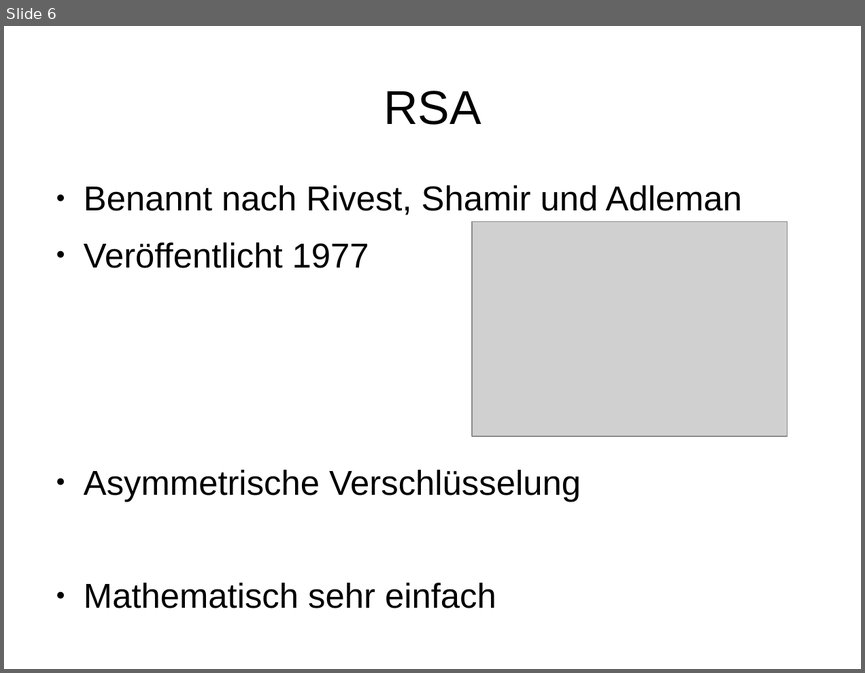
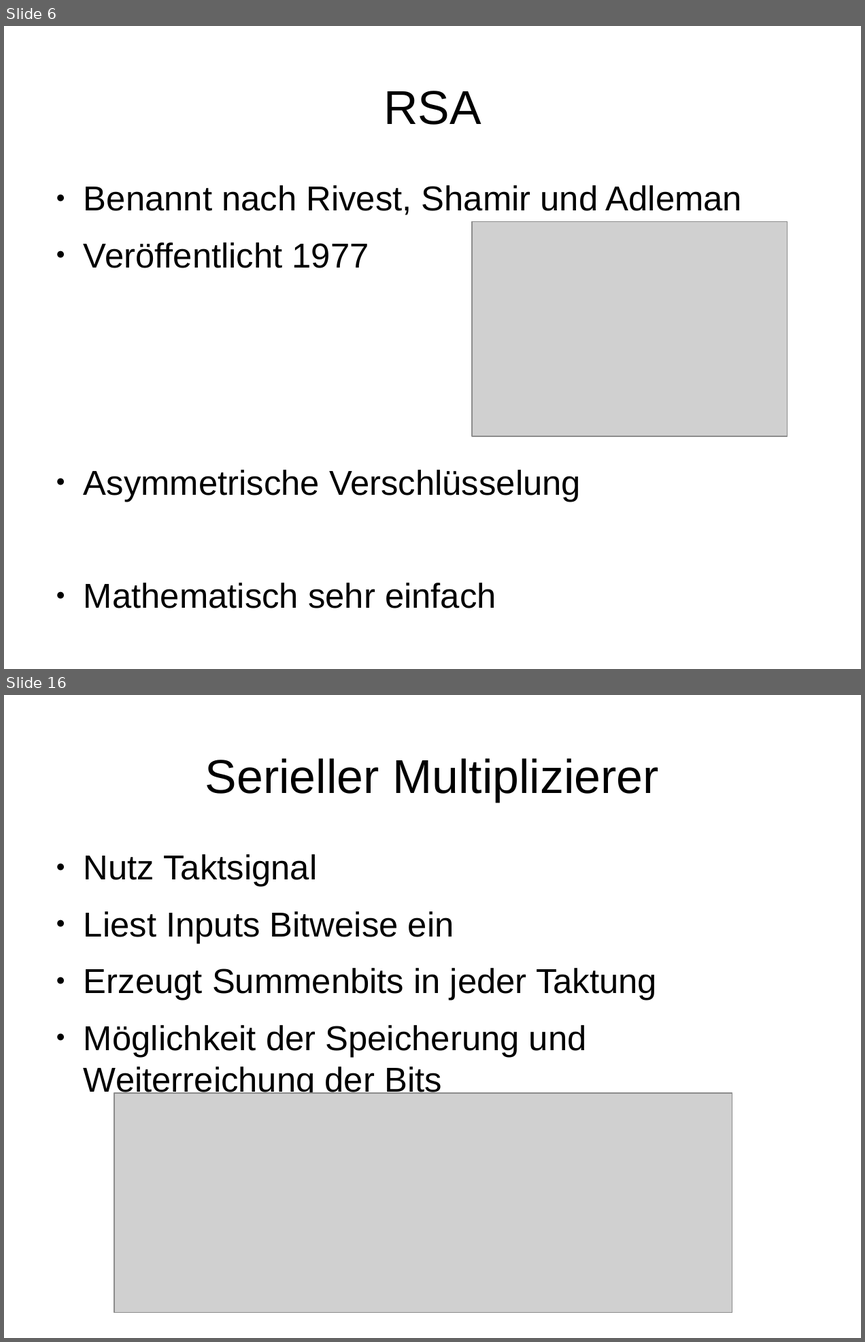
Before and after one commit to stadler-tom/schreibzeug, a slide deck: Presentation/Hauptseminar_RSA.odp. Shown one above the other, each under a label of ours: slide 6 before the commit, slides 6 and 16 after it; the slides between them are not shown. The pictures are 865x673 and 865x1342 pixels, drawn with LibreOffice and Linux fonts; fonts in the diff are those of the drawing; grey boxes stand for pictures. Boxes give left, top, right and bottom in pixels: in the first picture for what was removed or moved away, otherwise in the second. Text is boxed around its words. In the diff, an @@ line names an element or a change of style, - is before the commit and + after.

```diff
--- a/Presentation/Hauptseminar_RSA.odp
+++ b/Presentation/Hauptseminar_RSA.odp
@@ slide 16 added at [4, 695, 861, 1338], background #FFFFFF @@
@@ title added at [205, 758, 659, 802], 44 pt, text #000000 @@
+Serieller Multiplizierer
@@ text added at [84, 854, 657, 1098], 32 pt, text #000000 @@
+● Nutz Taktsignal
+● Liest Inputs Bitweise ein
+● Erzeugt Summenbits in jeder Taktung
+● Möglichkeit der Speicherung und Weiterreichung der Bits
@@ picture added at [114, 1093, 732, 1312] @@
```
Also in this commit, not shown: 2 slides changed, 11 other slides added, 3 slides removed, 1 other file.
